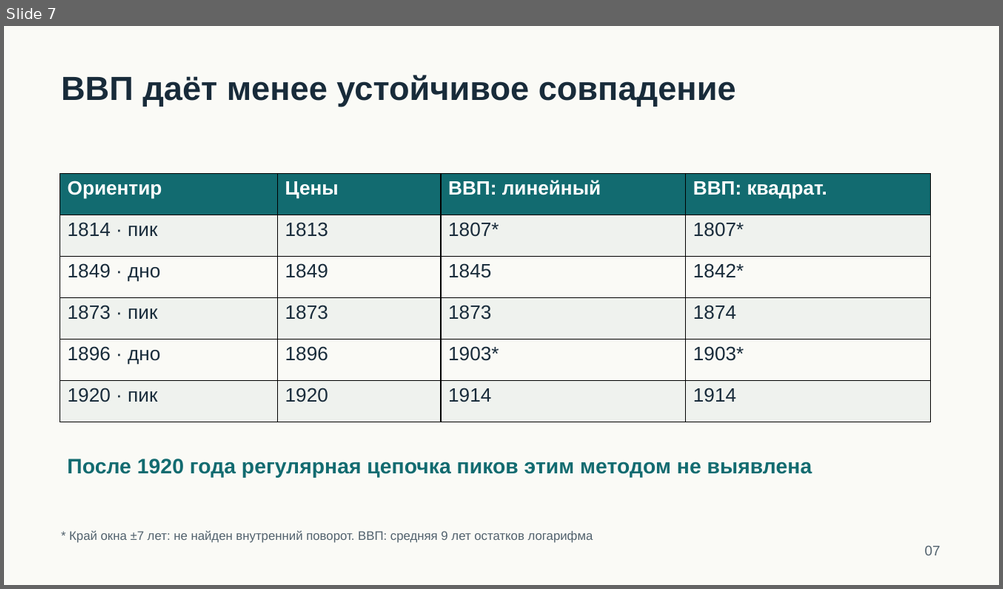
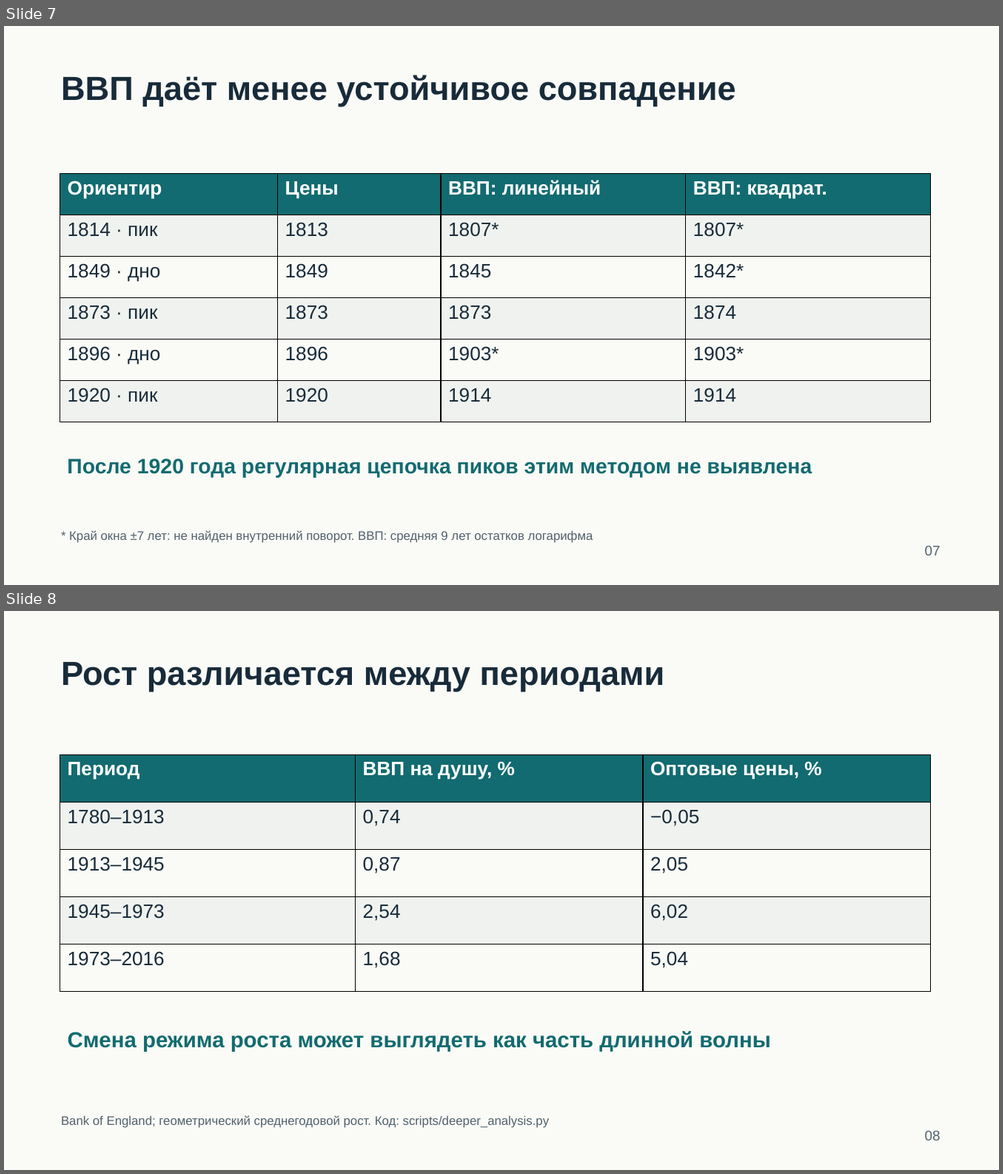
Before and after one commit to akino-tech/forecast-key-rate-2026, a slide deck: assignments/02-kondratiev/slides.pptx. Shown one above the other, each under a label of ours: slide 7 before the commit, slides 7 and 8 after it. The pictures are 1003x589 and 1003x1174 pixels, drawn with LibreOffice and Linux fonts; fonts in the diff are those of the drawing. Boxes give left, top, right and bottom in pixels: in the first picture for what was removed or moved away, otherwise in the second. Text is boxed around its words. In the diff, an @@ line names an element or a change of style, - is before the commit and + after.

Commit message:
Deepen all three assignments with theory, financial models and spectral analysis

```diff
--- a/assignments/02-kondratiev/slides.pptx
+++ b/assignments/02-kondratiev/slides.pptx
@@ slide 8 added at (4, 611, 999, 1170), background #FAFAF6 @@
@@ text added at (61, 662, 665, 692), 32.2 pt, text #182B3A, bold @@
+Рост различается между периодами
@@ table added at (60, 755, 930, 992), 5 rows, 3 columns @@
+Период | ВВП на душу, % | Оптовые цены, %
+1780–1913 | 0,74 | −0,05
+1913–1945 | 0,87 | 2,05
+1945–1973 | 2,54 | 6,02
+1973–2016 | 1,68 | 5,04
@@ text added at (68, 1031, 770, 1052), 21 pt, text #126B70, bold @@
+Смена режима роста может выглядеть как часть длинной волны
@@ text added at (61, 1116, 549, 1128), 12 pt, text #51616D @@
+Bank of England; геометрический среднегодовой рост. Код: scripts/deeper_analysis.py
@@ text added at (925, 1131, 940, 1141), 13.5 pt, text #51616D @@
+08
```
Also in this commit, not shown: 4 slides changed, 2 other slides added, 27 other files.
